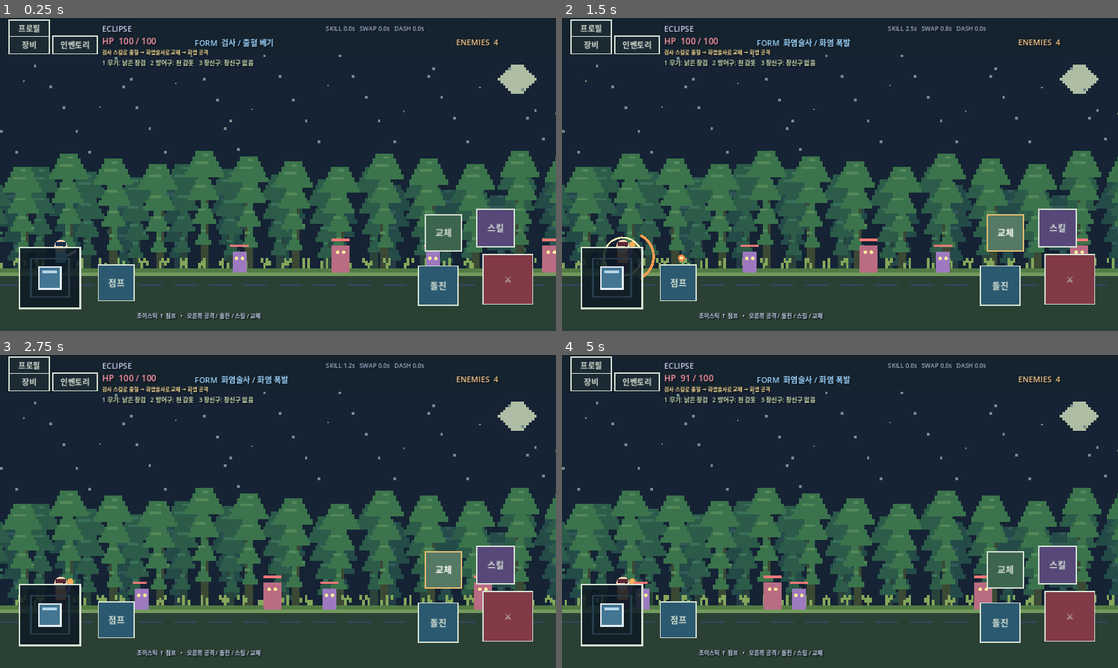
Above: before the commit, frames 1-4 (two rows, left to right).
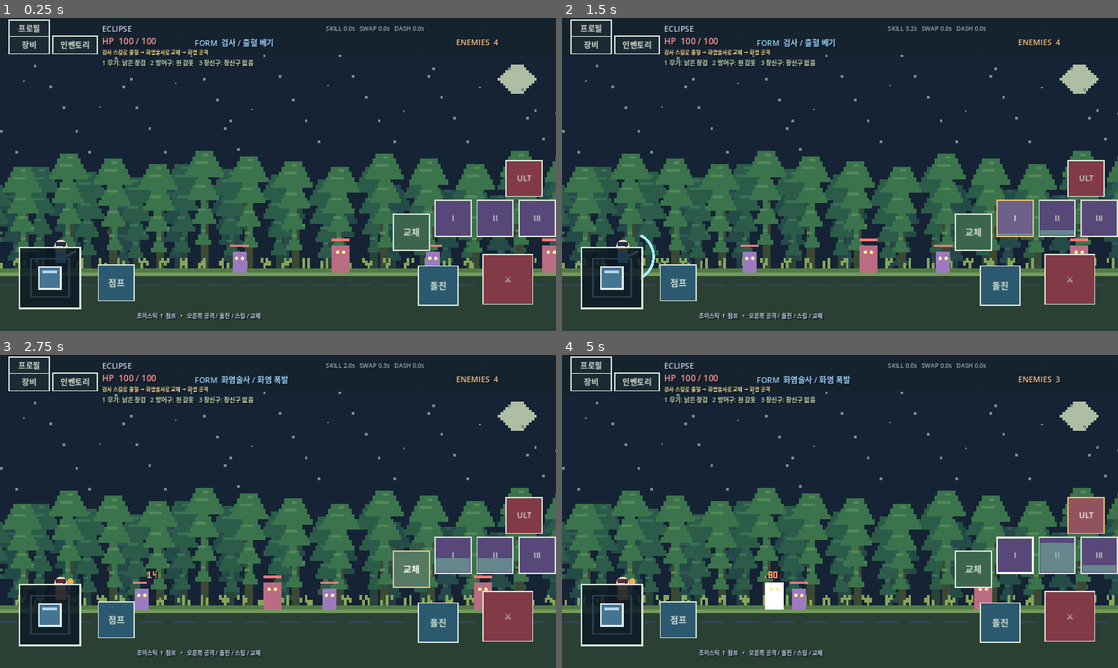
Above: after the commit, the same moments.

Repository: ogw07222-tech/eclipse
Game: Godot game, scene res://scenes/main.tscn
The game is run twice, just before and just after one commit, with the same random seed, the same clock (stepped at 60 frames per second) and the same inputs.
Inputs (mouse positions are in pixels of both pictures, inside the frame that each line leads up to):
- Up to frame 1 (0.25 s): no input
- Up to frame 2 (1.5 s): click (1056, 227) at 0.5 s, where only the run before the commit has a clickable "스킬"; click (1012, 218) at 1.25 s, where only the run after the commit has a clickable "I"
- Up to frame 3 (2.75 s): click "교체" at 2 s
- Up to frame 4 (5 s): click (1056, 555) at 2.75 s, where only the run after the commit has a clickable "II"; click (1101, 555) at 3.5 s, where only the run after the commit has a clickable "III"; click (1084, 514) at 4.25 s, where only the run after the commit has a clickable "ULT"

The runs differ from the first frame. In frame 1, 3.8% of the frame differs, in the area x 70-100%, y 45-75%; in frame 2, 4.6%; in frame 3, 4.3%; in frame 4, 4.8%, in the area x 12-100%, y 6-82%.

Commit message:
feat: three pixel skill buttons and separate ultimate with fill indicators

Diff:
--- a/scripts/game.gd
+++ b/scripts/game.gd
@@ -4,6 +4,7 @@
 const ForestScript = preload("res://scripts/forest_background.gd")
 const JoystickScript = preload("res://scripts/touch_joystick.gd")
 const PixelTheme = preload("res://scripts/pixel_theme.gd")
+const CooldownButton = preload("res://scripts/skill_cooldown_button.gd")
 const DamageNumber = preload("res://scripts/pixel_damage_number.gd")
 const EnemyScript = preload("res://scripts/enemy.gd")
 const ProjectileScript = preload("res://scripts/projectile.gd")
@@ -29,6 +30,7 @@
 var touch_buttons: Array[Button] = []
 var mobile_controls: Control
 var joystick_jump := false
+var skill_buttons: Array[Button] = []
 var profile_panel: PanelContainer
 
 func _ready() -> void:
@@ -47,6 +49,9 @@
     "jump": [KEY_SPACE, KEY_UP, KEY_W],
     "attack": [KEY_J, KEY_Z],
     "skill": [KEY_K, KEY_X],
+    "skill2": [KEY_E],
+    "skill3": [KEY_F],
+    "ultimate": [KEY_Q],
     "swap": [KEY_L, KEY_C, KEY_TAB],
     "dash": [KEY_SHIFT],
     "restart": [KEY_R]
@@ -98,6 +103,9 @@
   player.form_changed.connect(_update_form)
   player.equipment_changed.connect(_refresh_hud)
   player.projectile_requested.connect(_spawn_projectile)
+  for i in range(skill_buttons.size()):
+    skill_buttons[i].actor = player
+    skill_buttons[i].previous_remaining = -1.0
   player.defeated.connect(_on_defeated)
   if not is_instance_valid(camera):
     camera = Camera2D.new()
@@ -299,9 +307,26 @@
   mobile_controls.add_child(joystick)
   _touch_action("⚔", "attack", Vector2(1110, 542), Vector2(118,118))
   _touch_action("돌진", "dash", Vector2(962, 569), Vector2(94,94))
-  _touch_action("스킬", "skill", Vector2(1096, 438), Vector2(90,90))
-  _touch_action("교체", "swap", Vector2(978, 451), Vector2(86,86))
+  _skill_button("I", 0, Vector2(1000, 418))
+  _skill_button("II", 1, Vector2(1097, 418))
+  _skill_button("III", 2, Vector2(1194, 418))
+  _skill_button("ULT", 3, Vector2(1164, 326))
+  _touch_action("교체", "swap", Vector2(904, 450), Vector2(86,86))
   _touch_action("점프", "jump", Vector2(225, 567), Vector2(85,85))
+
+func _skill_button(caption: String, index: int, xy: Vector2) -> void:
+  var btn: Button = CooldownButton.new()
+  btn.text = caption
+  btn.position = xy
+  btn.size = Vector2(86, 86)
+  btn.slot = mini(index, 2)
+  btn.is_ultimate = index == 3
+  PixelTheme.button(btn, "skill" if index < 3 else "attack")
+  var action := "ultimate" if index == 3 else ("skill" if index == 0 else "skill%d" % (index + 1))
+  btn.button_down.connect(_on_touch_action.bind(action, true))
+  btn.button_up.connect(_on_touch_action.bind(action, false))
+  mobile_controls.add_child(btn)
+  skill_buttons.append(btn)
 
 func _touch_action(caption: String, action: String, xy: Vector2, dimensions: Vector2) -> void:
   var button := Button.new()
